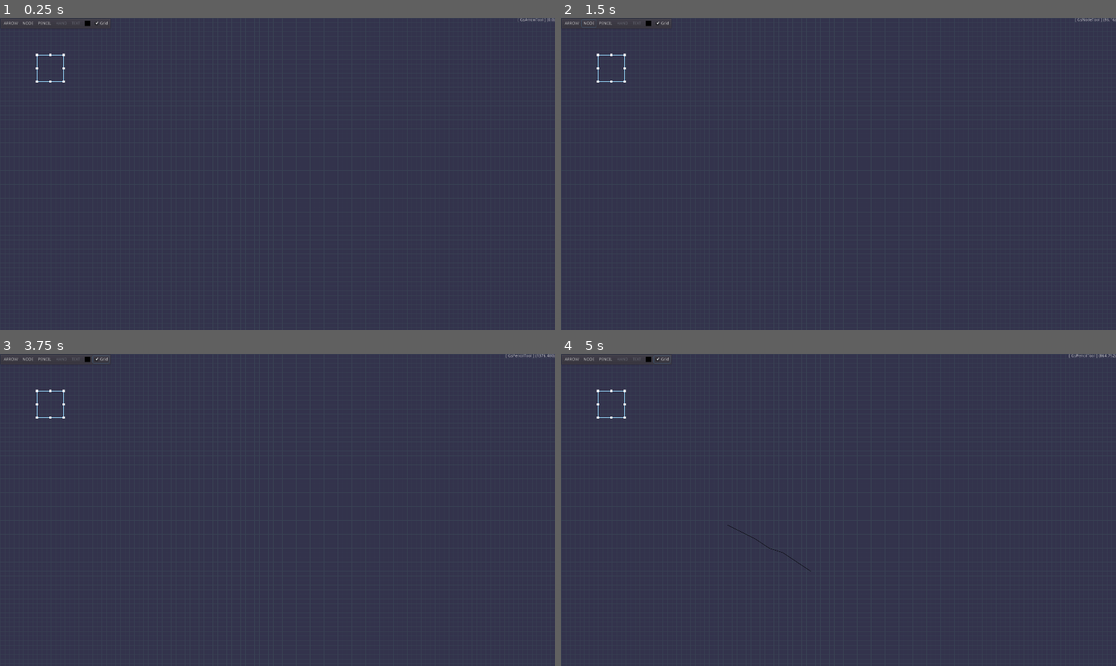
Above: before the commit, frames 1-4 (two rows, left to right).
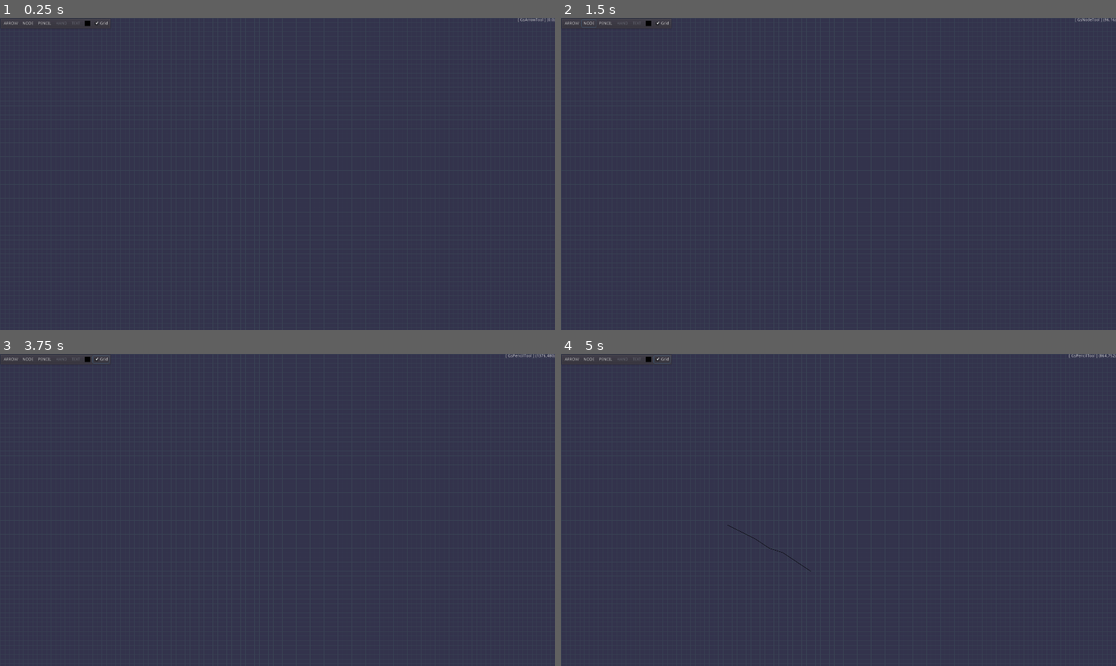
Above: after the commit, the same moments.

Repository: tangentstorm/fnarbmlyx
Game: Godot game, scene res://gslib/GsApp.tscn
Same seed, same stepped clock (60 frames per second), same inputs: the game is played once before the commit and once after it.
Inputs (mouse positions are in pixels of both pictures, inside the frame that each line leads up to):
- Up to frame 1 (0.25 s): no input
- Up to frame 2 (1.5 s): click "ARROW" at 0.5 s; click "NODE" at 1.25 s
- Up to frame 3 (3.75 s): click "PENCIL" at 2 s; click "Grid" at 2.75 s; tap Enter at 3.5 s; move the mouse to (399, 494) at 3.52 s; hold Up from 3.53 s (still down); click (399, 494) at 3.67 s
- Up to frame 4 (5 s): tap Space (ui_select) at 3.77, 4.25 s; release Up at 4.25 s; drag from (727, 525) to (810, 572) at 4.27 s

The runs differ from the first frame. In frame 1, less than 0.1% of the frame differs, in the area x 6-98%, y 0-21%; in frame 2, less than 0.1%, in the area x 6-100%, y 0-21%; in frame 3, less than 0.1%; in frame 4, less than 0.1%.

Commit message:
clean up GsApp scene a bit

Diff:
--- a/gslib/GsApp.tscn
+++ b/gslib/GsApp.tscn
@@ -24,19 +24,6 @@
 "_edit_use_anchors_": false
 }
 
-[node name="mouse" type="Label" parent="."]
-anchor_left = 1.0
-anchor_right = 1.0
-margin_left = -320.0
-align = 2
-script = ExtResource( 5 )
-__meta__ = {
-"_edit_use_anchors_": false
-}
-
-[node name="tool" type="Node" parent="mouse"]
-script = ExtResource( 6 )
-
 [node name="grid" type="Control" parent="."]
 anchor_right = 1.0
 anchor_bottom = 1.0
@@ -61,10 +48,11 @@
 }
 
 [node name="selection" type="ReferenceRect" parent="."]
-margin_left = 128.0
+visible = false
+margin_left = 224.0
 margin_top = 128.0
-margin_right = 220.0
-margin_bottom = 220.0
+margin_right = 352.0
+margin_bottom = 256.0
 mouse_filter = 2
 border_color = Color( 0.580392, 0.831373, 0.968627, 1 )
 border_width = 2.5
@@ -86,9 +74,9 @@
 }
 
 [node name="N" type="ColorRect" parent="selection"]
-margin_left = 42.0
+margin_left = 60.0
 margin_top = -4.0
-margin_right = 50.0
+margin_right = 68.0
 margin_bottom = 4.0
 rect_min_size = Vector2( 8, 8 )
 script = ExtResource( 10 )
@@ -97,9 +85,9 @@
 }
 
 [node name="NE" type="ColorRect" parent="selection"]
-margin_left = 88.0
+margin_left = 124.0
 margin_top = -4.0
-margin_right = 96.0
+margin_right = 132.0
 margin_bottom = 4.0
 rect_min_size = Vector2( 8, 8 )
 script = ExtResource( 10 )
@@ -108,10 +96,10 @@
 }
 
 [node name="E" type="ColorRect" parent="selection"]
-margin_left = 88.0
-margin_top = 42.0
-margin_right = 96.0
-margin_bottom = 50.0
+margin_left = 124.0
+margin_top = 60.0
+margin_right = 132.0
+margin_bottom = 68.0
 rect_min_size = Vector2( 8, 8 )
 script = ExtResource( 10 )
 __meta__ = {
@@ -119,10 +107,10 @@
 }
 
 [node name="SE" type="ColorRect" parent="selection"]
-margin_left = 88.0
-margin_top = 88.0
-margin_right = 96.0
-margin_bottom = 96.0
+margin_left = 124.0
+margin_top = 124.0
+margin_right = 132.0
+margin_bottom = 132.0
 rect_min_size = Vector2( 8, 8 )
 script = ExtResource( 10 )
 __meta__ = {
@@ -130,10 +118,10 @@
 }
 
 [node name="S" type="ColorRect" parent="selection"]
-margin_left = 42.0
-margin_top = 88.0
-margin_right = 50.0
-margin_bottom = 96.0
+margin_left = 60.0
+margin_top = 124.0
+margin_right = 68.0
+margin_bottom = 132.0
 rect_min_size = Vector2( 8, 8 )
 script = ExtResource( 10 )
 __meta__ = {
@@ -142,9 +130,9 @@
 
 [node name="SW" type="ColorRect" parent="selection"]
 margin_left = -4.0
-margin_top = 88.0
+margin_top = 124.0
 margin_right = 4.0
-margin_bottom = 96.0
+margin_bottom = 132.0
 rect_min_size = Vector2( 8, 8 )
 script = ExtResource( 10 )
 __meta__ = {
@@ -153,9 +141,9 @@
 
 [node name="W" type="ColorRect" parent="selection"]
 margin_left = -4.0
-margin_top = 42.0
+margin_top = 60.0
 margin_right = 4.0
-margin_bottom = 50.0
+margin_bottom = 68.0
 rect_min_size = Vector2( 8, 8 )
 script = ExtResource( 10 )
 __meta__ = {
@@ -163,7 +151,12 @@
 }
 
 [node name="selectangle" type="ReferenceRect" parent="."]
-border_color = Color( 0.611765, 0.843137, 0.972549, 1 )
+visible = false
+margin_left = 456.0
+margin_top = 128.0
+margin_right = 584.0
+margin_bottom = 256.0
+border_color = Color( 0.396078, 0.541176, 0.623529, 1 )
 editor_only = false
 __meta__ = {
 "_edit_use_anchors_": false
@@ -178,7 +171,7 @@
 }
 
 [node name="toolbar" type="PanelContainer" parent="."]
-margin_right = 371.0
+margin_right = 384.0
 margin_bottom = 38.0
 __meta__ = {
 "_edit_lock_": true,
@@ -265,4 +258,21 @@
 "_edit_use_anchors_": false
 }
 
+[node name="mouse" type="Label" parent="."]
+anchor_left = 1.0
+anchor_right = 1.0
+margin_left = -320.0
+margin_bottom = 39.0
+align = 2
+script = ExtResource( 5 )
+__meta__ = {
+"_edit_use_anchors_": false
+}
+sketch_path = NodePath("../sketch")
+grid_path = NodePath("../grid")
+selectangle_path = NodePath("../selectangle")
+
+[node name="tool" type="Node" parent="mouse"]
+script = ExtResource( 6 )
+
 [connection signal="toggled" from="toolbar/hbox/grid" to="grid" method="_on_grid_toggled"]
--- a/gslib/GsMouse.gd
+++ b/gslib/GsMouse.gd
@@ -27,7 +27,8 @@
 
 func handle(e:InputEventMouse):
 	position = e.position
-	if current_grid.snap: position -= position.posmodv(current_grid.spacing)
+	if current_grid and current_grid.snap:
+		position -= position.posmodv(current_grid.spacing)
 	if e is InputEventMouseButton:
 		if e.pressed:
 			if e.button_index == 1:
--- a/gslib/tools/GsArrowTool.gd
+++ b/gslib/tools/GsArrowTool.gd
@@ -8,7 +8,6 @@
 
 func _drag_step(mouse):
 	if mouse.subject:
-		print("dragging subject:", mouse.subject)
 		mouse.subject._drag_step(mouse.position + mouse.offset, self)
 	else:
 		var r : Rect2 = mouse.drag_rect().abs()
